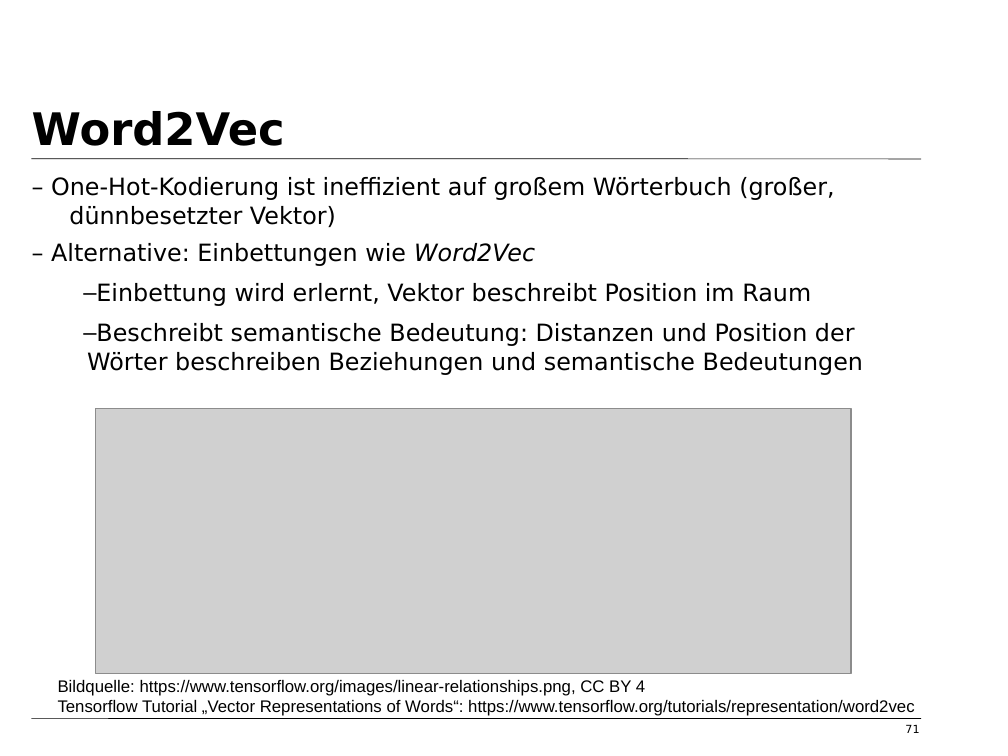
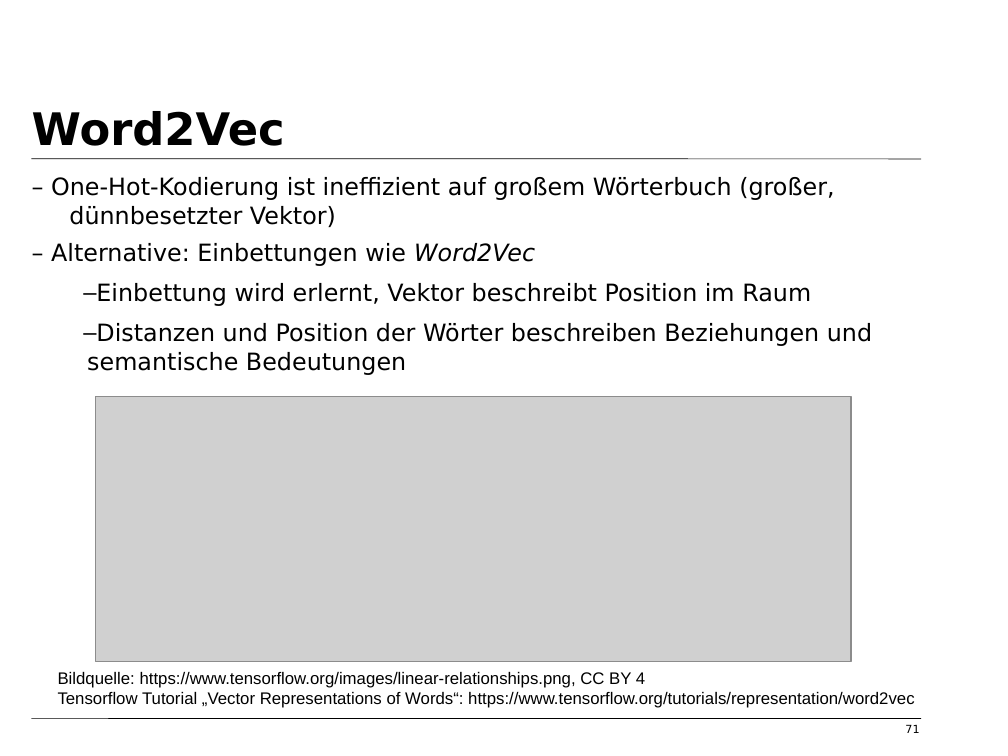
Before and after one commit to tfassbender/deep_learning_team_rnn, a slide deck: slide 71 of vorlesung/vorlesung_rnn_final.odp. Drawn at 1008x756 pixels with LibreOffice and Linux fonts; fonts in the diff are those of the drawing; grey boxes stand for pictures; background and template pictures are left out. Boxes give left, top, right and bottom in pixels: in the first picture for what was removed or moved away, otherwise in the second. Text is boxed around its words. In the diff, an @@ line names an element or a change of style, - is before the commit and + after.

```diff
--- a/vorlesung/vorlesung_rnn_final.odp
+++ b/vorlesung/vorlesung_rnn_final.odp
@@ text at [87, 323, 872, 375]: text changed @@
-  – Beschreibt semantische Bedeutung: Distanzen und Position der Wörter beschreiben Beziehungen und semantische Bedeutungen
+  – Distanzen und Position der Wörter beschreiben Beziehungen und semantische Bedeutungen
@@ picture: place and size @@
-picture at [96, 409, 852, 673]
+picture at [96, 397, 852, 661]
@@ text "Bildquelle: https://www.tensorflow.org/images/linear-relatio ...": place and size @@
-text "Bildquelle: https://www.tensorflow.org/images/linear-relatio ..." at [58, 680, 914, 716]
+text "Bildquelle: https://www.tensorflow.org/images/linear-relatio ..." at [58, 672, 914, 708]
```
Also in this commit, not shown: 6 other slides changed.
